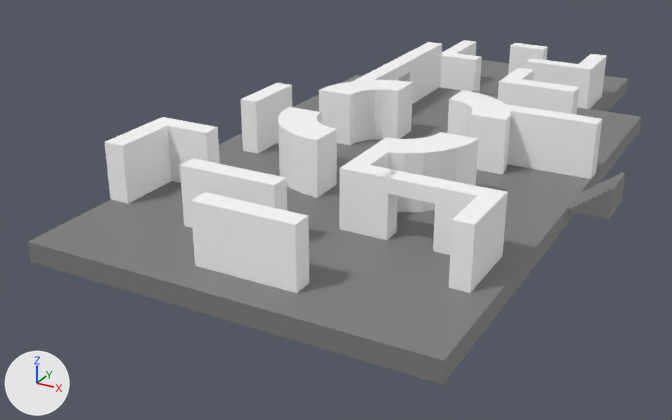
Renders of the FBX model Assets/lisbela2.fbx from each side of a commit.
Camera for both pictures: a camera (50 mm lens) standing at (40.2, -139.7, 39.3) and looking at (-9.0, -50.3, -5.4). Every picture has the same lights, and +X, +Y and +Z are marked at lower left. Where no turn or scale is listed for an object, it has been applied to the vertices.

The older version as bpy lines, for what is in view:
```python
ob_arch = bpy.data.objects.new('Arch', me_scene_013)
ob_arch.parent = ob_ground
ob_arch.location = (-1078.0, 339.0, 5109.0)
ob_arch.rotation_euler = (-1.571, 0.0, 0.0)  # degrees (-90, 0, 0)
ob_arch.scale = (4.0, 4.0, 3.0)
ob_cube_1 = bpy.data.objects.new('Cube_1', me_scene_006)
ob_cube_1.parent = ob_ground
ob_cube_1.location = (-771.0, 48.72, 1718.0)
ob_cube_1.scale = (1.0, 2.0, 1.0)
ob_cube__2 = bpy.data.objects.new('Cube__2_', me_scene_008)
ob_cube__2.parent = ob_ground
ob_cube__2.location = (790.0, 340.0, 3580.0)
ob_cube__2.scale = (1.0, 2.0, 1.0)
ob_cube__3 = bpy.data.objects.new('Cube__3_', me_scene_009)
ob_cube__3.parent = ob_ground
ob_cube__3.location = (589.0, 340.0, 8390.0)
ob_cube__3.scale = (2.0, 1.5, 1.0)
ob_cube__4 = bpy.data.objects.new('Cube__4_', me_scene_010)
ob_cube__4.parent = ob_ground
ob_cube__4.location = (13.0, 340.0, 7784.0)
ob_cube__4.scale = (2.0, 1.5, 1.0)
ob_cube__7 = bpy.data.objects.new('Cube__7_', me_scene_017)
ob_cube__7.parent = ob_ground
ob_cube__7.location = (-911.0, 340.0, 4671.0)
ob_cube__7.rotation_euler = (0.0, -1.571, 0.0)  # degrees (0, -90, 0)
ob_cube__7.scale = (1.5, 1.5, 1.0)
ob_cube__8 = bpy.data.objects.new('Cube__8_', me_scene_018)
ob_cube__8.parent = ob_ground
ob_cube__8.location = (-912.0, 340.0, 3428.0)
ob_cube__8.rotation_euler = (0.0, -1.571, 0.0)  # degrees (0, -90, 0)
ob_cube__8.scale = (1.5, 1.5, 1.0)
ob_cube__9 = bpy.data.objects.new('Cube__9_', me_scene_019)
ob_cube__9.parent = ob_ground
ob_cube__9.location = (1988.0, 340.0, 7164.0)
ob_cube__9.scale = (1.5, 1.5, 1.0)
ob_ground__2 = bpy.data.objects.new('Ground__2_', me_scene_001)
ob_ground__2.location = (0.0, -55.8, 2.4)
# also in view: 'Stairs__1_' at (22.0, -54.2, 4.6); 'Cube__10_' at (5.5, -67.7, 6.4); 'Cube__11_' at (13.2, -47.2, 6.4); 'Cube' at (0.0, -8.2, 3.5); 'Arch__2_' at (7.0, -62.1, 6.4)
```
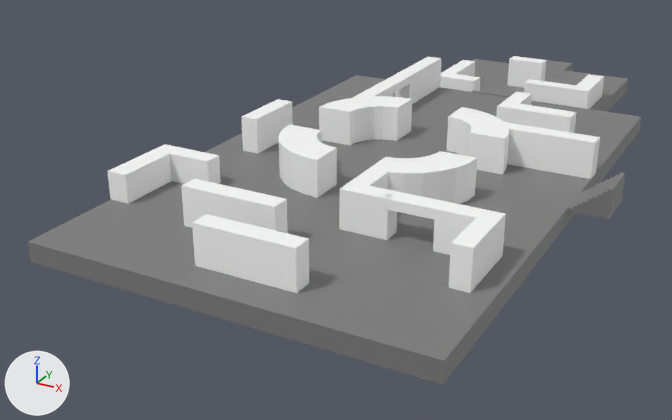
Changed parts and their boxes (x1, y1, x2, y2) in the pictures (672 x 420 px):
```json
{"object": "Cube__3_", "change": "rescaled", "before": [191, 192, 309, 293], "after": [192, 214, 309, 293], "on screen": "22% shorter"}
{"object": "Cube__9_", "change": "rescaled", "before": [382, 171, 508, 293], "after": [382, 192, 506, 293], "on screen": "17% shorter"}
{"object": "Cube__6_", "change": "rescaled", "before": [105, 117, 220, 204], "after": [108, 144, 221, 204], "on screen": "31% shorter"}
{"object": "Cube__11_", "change": "rescaled", "before": [471, 100, 602, 179], "after": [470, 118, 600, 179], "on screen": "22% shorter"}
{"object": "Arch__2_", "change": "rescaled", "before": [380, 132, 479, 212], "after": [374, 151, 477, 204]}
{"object": "Cube__4_", "change": "rescaled", "before": [180, 158, 287, 228], "after": [181, 179, 288, 233], "on screen": "23% shorter"}
{"object": "Arch", "change": "rescaled", "before": [319, 80, 413, 145], "after": [319, 96, 412, 145], "on screen": "24% shorter"}
{"object": "Cube__10_", "change": "rescaled", "before": [339, 142, 398, 240], "after": [339, 162, 398, 240], "on screen": "20% shorter"}
{"object": "Arch__1_", "change": "rescaled", "before": [278, 107, 337, 198], "after": [279, 125, 337, 198], "on screen": "20% shorter"}
{"object": "Arch__3_", "change": "rescaled", "before": [447, 90, 511, 174], "after": [447, 107, 509, 174], "on screen": "20% shorter"}
{"object": "Cube__2_", "change": "rescaled", "before": [498, 68, 579, 115], "after": [496, 91, 577, 133]}
{"object": "Cube__1_", "change": "rescaled", "before": [526, 54, 607, 109], "after": [524, 74, 604, 109], "on screen": "36% shorter"}
{"object": "Cube__5_", "change": "rescaled", "before": [241, 83, 292, 154], "after": [241, 99, 293, 154], "on screen": "22% shorter"}
{"object": "Cube__8_", "change": "rescaled", "before": [397, 42, 442, 104], "after": [395, 56, 441, 104], "on screen": "22% shorter"}
{"object": "Cube_1", "change": "rescaled", "before": [440, 40, 482, 92], "after": [440, 60, 480, 92]}
{"object": "Cube", "change": "rescaled", "before": [508, 43, 548, 75], "after": [507, 56, 546, 88]}
{"object": "Cube__7_", "change": "rescaled", "before": [351, 58, 411, 85], "after": [351, 74, 410, 101]}
```

Scene script edits in JSON lines:
```json
{"op": "set", "path": "ob_cube__9.scale", "old": "(1.5, 1.5, 1.0)", "new": "(1.5, 1.0, 1.0)"}
{"op": "set", "path": "ob_cube_1.scale", "old": "(1.0, 2.0, 1.0)", "new": "(1.0, 1.0, 1.0)"}
{"op": "set", "path": "ob_arch__3.scale", "old": "(4.0, 4.0, 3.0)", "new": "(4.0, 4.0, 2.0)"}
{"op": "set", "path": "ob_cube__10.scale", "old": "(1.5, 1.5, 1.0)", "new": "(1.5, 1.0, 1.0)"}
{"op": "set", "path": "ob_cube__3.scale", "old": "(2.0, 1.5, 1.0)", "new": "(2.0, 1.0, 1.0)"}
{"op": "set", "path": "ob_arch__2.scale", "old": "(4.0, 4.0, 3.0)", "new": "(4.0, 4.0, 2.0)"}
{"op": "set", "path": "ob_cube__11.scale", "old": "(2.0, 1.5, 1.0)", "new": "(2.0, 1.0, 1.0)"}
{"op": "set", "path": "ob_cube__1.scale", "old": "(1.0, 2.0, 1.0)", "new": "(1.0, 1.0, 1.0)"}
{"op": "set", "path": "ob_cube__6.scale", "old": "(1.0, 2.0, 1.0)", "new": "(1.0, 1.0, 1.0)"}
{"op": "set", "path": "ob_cube__5.scale", "old": "(1.5, 1.5, 1.0)", "new": "(1.5, 1.0, 1.0)"}
{"op": "set", "path": "ob_cube__7.scale", "old": "(1.5, 1.5, 1.0)", "new": "(1.5, 1.0, 1.0)"}
{"op": "set", "path": "ob_arch.scale", "old": "(4.0, 4.0, 3.0)", "new": "(4.0, 4.0, 2.0)"}
{"op": "set", "path": "ob_cube__4.scale", "old": "(2.0, 1.5, 1.0)", "new": "(2.0, 1.0, 1.0)"}
{"op": "set", "path": "ob_cube__8.scale", "old": "(1.5, 1.5, 1.0)", "new": "(1.5, 1.0, 1.0)"}
{"op": "set", "path": "ob_arch__1.scale", "old": "(4.0, 4.0, 3.0)", "new": "(4.0, 4.0, 2.0)"}
{"op": "set", "path": "ob_cube.scale", "old": "(1.0, 1.5, 1.0)", "new": "(1.0, 1.0, 1.0)"}
{"op": "set", "path": "ob_cube__2.scale", "old": "(1.0, 2.0, 1.0)", "new": "(1.0, 1.0, 1.0)"}
```
